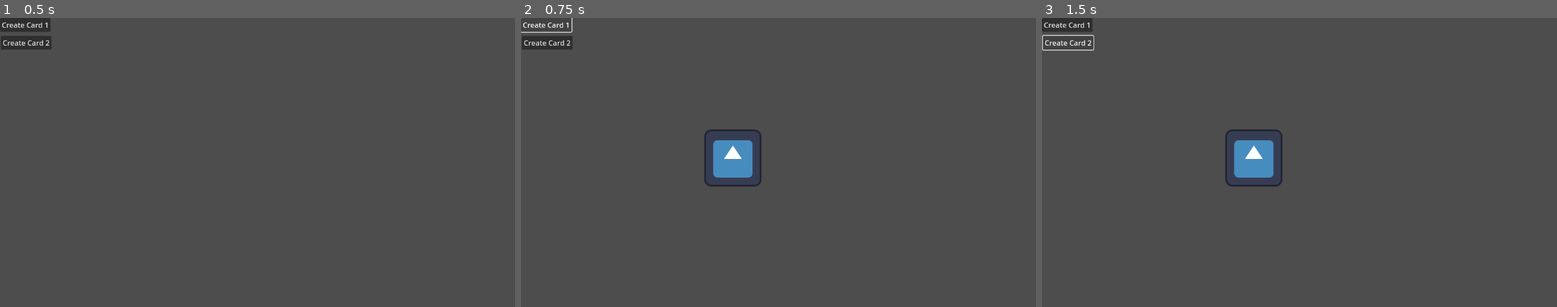
Above: before the commit, frames 1-3 (left to right).
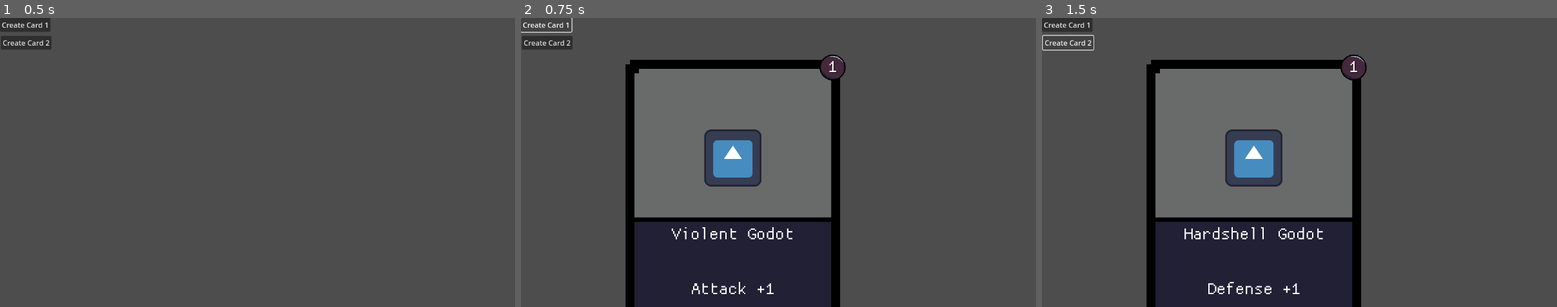
Above: after the commit, the same moments.

Repository: dantas-barreto/Projeto-Interdisciplinar-IFSP
Game: Godot game, scene res://Scenes/DeckInHand.tscn
Same seed, same stepped clock (60 frames per second), same inputs: the game is played once before the commit and once after it. The engine's default icon, where the game draws it, is replaced by a stand-in: a white triangle on a blue panel in a dark square.
Inputs:
- Up to frame 1 (0.5 s): no input
- Up to frame 2 (0.75 s): click "Create Card 1" at 0.5 s
- Up to frame 3 (1.5 s): click "Create Card 2" at 1.25 s

Frame 1 is identical in both runs. In frame 2, 33% of the frame differs, in the area x 20-64%, y 12-100%; in frame 3, 33%.
Error before the commit: Trying to assign value of type 'Node2D' to a variable of type 'card.gd'. (res://Scripts/deck.gd:21)

Commit message:
adjusting some minor things

Diff:
--- a/Scenes/Cards/AttackCard.tscn
+++ b/Scenes/Cards/AttackCard.tscn
@@ -1,9 +1,11 @@
-[gd_scene load_steps=3 format=3 uid="uid://fjugyi7q24yw"]
+[gd_scene load_steps=4 format=3 uid="uid://fjugyi7q24yw"]
 
+[ext_resource type="Script" path="res://Scenes/Cards/attack_card.gd" id="1_oh5e2"]
 [ext_resource type="PackedScene" uid="uid://c2weeh3iabe3x" path="res://Scenes/Card.tscn" id="1_upxq8"]
 [ext_resource type="Texture2D" uid="uid://dlnoqhfme3kmj" path="res://Sprites/icon.svg" id="2_6h1ad"]
 
 [node name="AttackCard" type="Node2D"]
+script = ExtResource("1_oh5e2")
 
 [node name="Card" parent="." node_paths=PackedStringArray("cardImage") instance=ExtResource("1_upxq8")]
 cardName = "Violent Godot"
--- a/Scenes/Cards/DefenseCard.tscn
+++ b/Scenes/Cards/DefenseCard.tscn
@@ -1,9 +1,11 @@
-[gd_scene load_steps=3 format=3 uid="uid://c00eowvehxoji"]
+[gd_scene load_steps=4 format=3 uid="uid://c00eowvehxoji"]
 
+[ext_resource type="Script" path="res://Scenes/Cards/defense_card.gd" id="1_i3u76"]
 [ext_resource type="PackedScene" uid="uid://c2weeh3iabe3x" path="res://Scenes/Card.tscn" id="1_ys3u3"]
 [ext_resource type="Texture2D" uid="uid://dlnoqhfme3kmj" path="res://Sprites/icon.svg" id="2_phves"]
 
 [node name="DefenseCard" type="Node2D"]
+script = ExtResource("1_i3u76")
 
 [node name="Card" parent="." node_paths=PackedStringArray("cardImage") instance=ExtResource("1_ys3u3")]
 cardName = "Hardshell Godot"
--- /dev/null
+++ b/Scenes/Cards/attack_card.gd
@@ -0,0 +1,11 @@
+extends Node2D
+
+
+# Called when the node enters the scene tree for the first time.
+func _ready():
+	pass # Replace with function body.
+
+
+# Called every frame. 'delta' is the elapsed time since the previous frame.
+func _process(delta):
+	pass
--- /dev/null
+++ b/Scenes/Cards/defense_card.gd
@@ -0,0 +1,7 @@
+extends Node2D
+
+func _ready():
+	pass
+
+func _process(delta):
+	pass
--- a/Scenes/DeckInHand.tscn
+++ b/Scenes/DeckInHand.tscn
@@ -1,6 +1,6 @@
 [gd_scene load_steps=2 format=3 uid="uid://b38wveyi7a4c7"]
 
-[ext_resource type="Script" path="res://Scripts/deck.gd" id="1_on1vr"]
+[ext_resource type="Script" path="res://Scripts/deck_in_hand.gd" id="1_on1vr"]
 
 [node name="DeckInHand" type="Node2D"]
 script = ExtResource("1_on1vr")
--- /dev/null
+++ b/Scripts/CardHandler.gd
@@ -0,0 +1,4 @@
+class_name CardHandler extends Node
+
+func create_card() -> Card:
+	pass
--- a/Scripts/card.gd
+++ b/Scripts/card.gd
@@ -9,10 +9,8 @@
 @onready var cardNameLabel: Label = $CardName/CardNameLabel
 @onready var cardDescriptionLabel: Label = $CardDescription/CardDescriptionLabel
 
-# Called when the node enters the scene tree for the first time.
 func _ready():
 	setCardValues(cardCost, cardName, cardDescription)
-	visible = false
 
 func setCardValues(_cost: int, _name: String, _description: String):
 	cardCost = _cost
@@ -23,6 +21,8 @@
 	cardNameLabel.set_text(_name)
 	cardDescriptionLabel.set_text(_description)
 
-# Called every frame. 'delta' is the elapsed time since the previous frame.
+func activate():
+	pass
+
 func _process(delta):
 	pass
--- a/Scripts/deck.gd
+++ b/Scripts/deck_in_hand.gd
@@ -4,20 +4,16 @@
 @onready var defenseCardScene: PackedScene = preload("res://Scenes/Cards/DefenseCard.tscn")
 @onready var spawnPoint = $CanvasLayer/Spawn
 
-# Called when the node enters the scene tree for the first time.
 func _ready():
-	pass # Replace with function body.
+	pass
 
-# Called every frame. 'delta' is the elapsed time since the previous frame.
 func _process(delta):
 	pass
 
 func _on_button_pressed():
 	var attackCard = attackCardScene.instantiate()
 	spawnPoint.add_child(attackCard)
-	attackCard.visible = true
 
 func _on_button_2_pressed():
-	var defenseCard: Card = defenseCardScene.instantiate()
+	var defenseCard = defenseCardScene.instantiate()
 	spawnPoint.add_child(defenseCard)
-	defenseCard.visible = true
